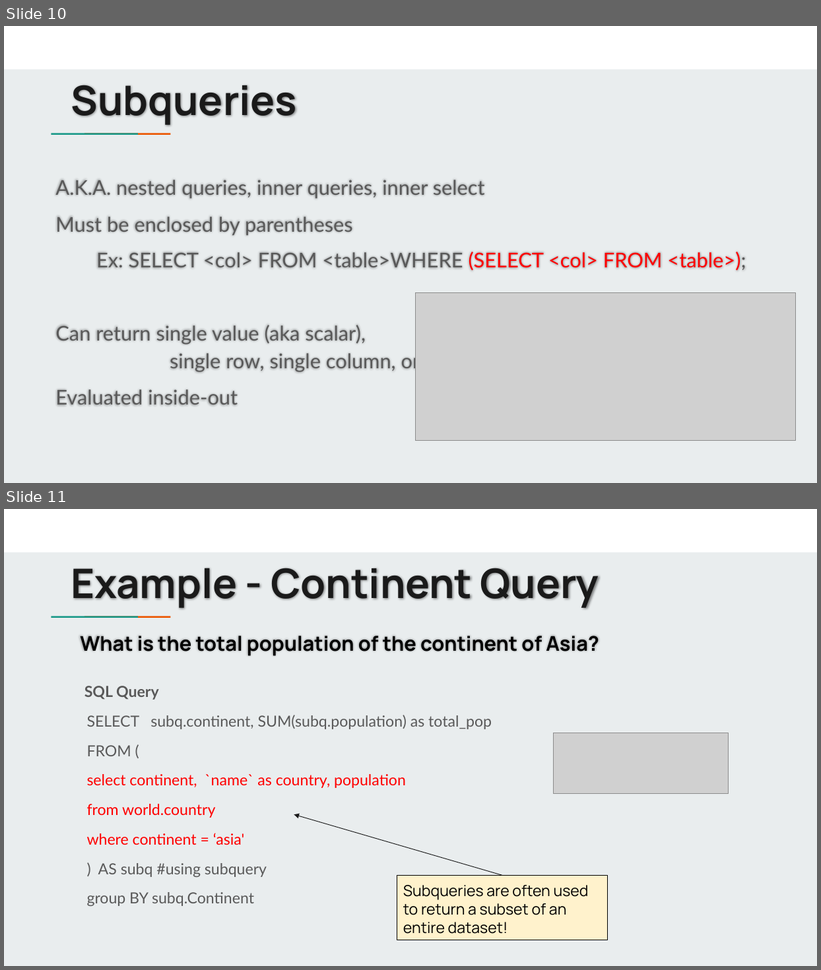
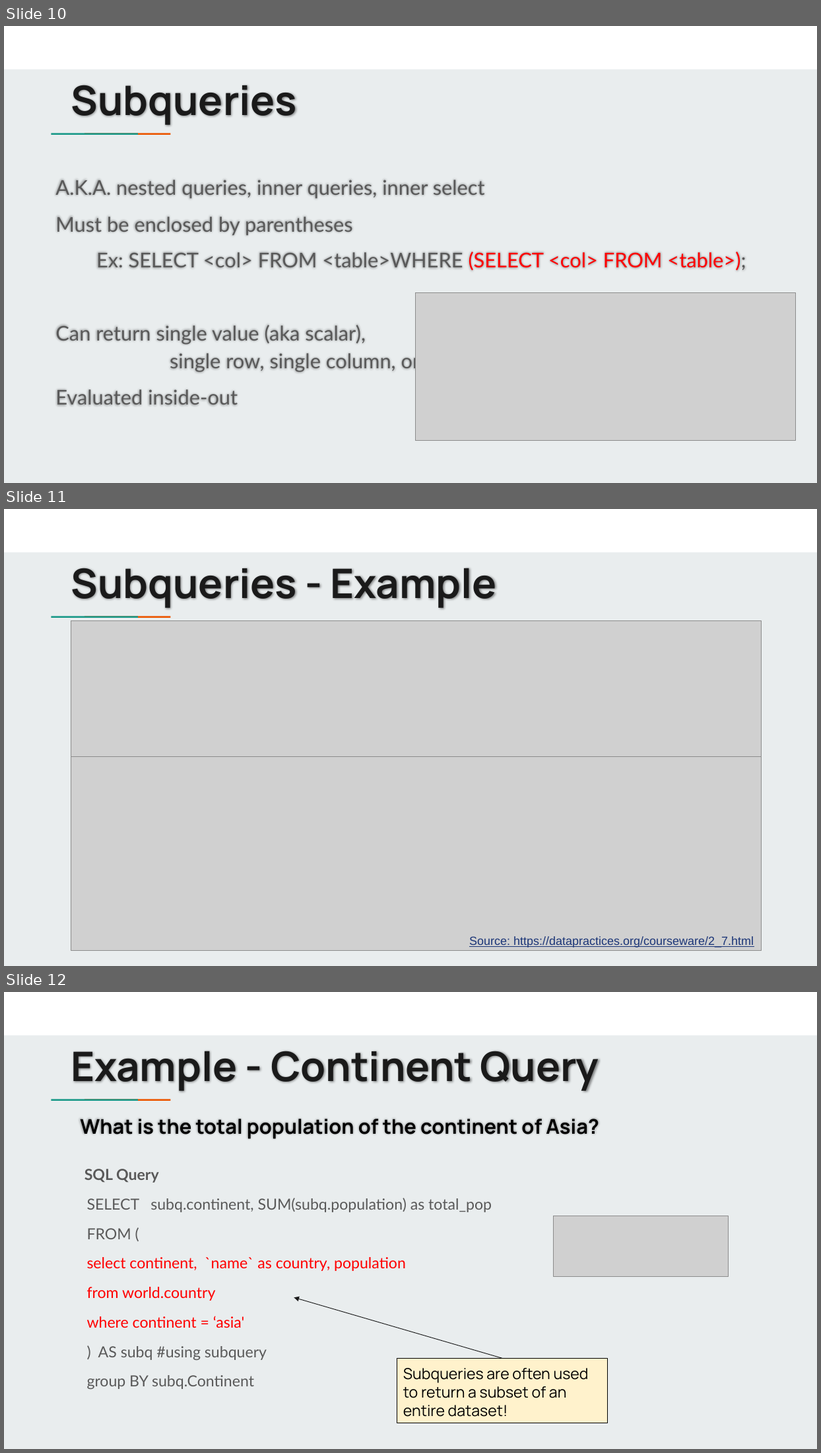
Before and after one commit to jbergmann56/OSDA-DataManipulationAndManagement, a slide deck: Lectures/(2) Writing Queries.pptx. Shown one above the other, each under a label of ours: slides 10 and 11 before the commit, slides 10, 11 and 12 after it. The pictures are 821x970 and 821x1453 pixels, drawn with LibreOffice and Linux fonts; fonts in the diff are those of the drawing; grey boxes stand for pictures. Boxes give left, top, right and bottom in pixels: in the first picture for what was removed or moved away, otherwise in the second. Text is boxed around its words. In the diff, an @@ line names an element or a change of style, - is before the commit and + after.

```diff
--- a/Lectures/(2) Writing Queries.pptx
+++ b/Lectures/(2) Writing Queries.pptx
@@ slide 11 added at (4,509,817,966), background #E9EDEE; not listed: 3 template elements that a slide beside it also shows @@
@@ title added at (71,568,497,609), 48 pt, text #1A1A1A, bold @@
+Subqueries - Example
@@ picture added at (71,621,762,757) @@
@@ picture added at (71,714,762,951) @@
@@ text added at (469,937,754,948), 14 pt, text #1C3678, underline @@
+Source: https://datapractices.org/courseware/2_7.html
@@ what was slide 11 is now slide 12 @@
```
Also in this commit, not shown: 1 other slide added, 11 other files.
